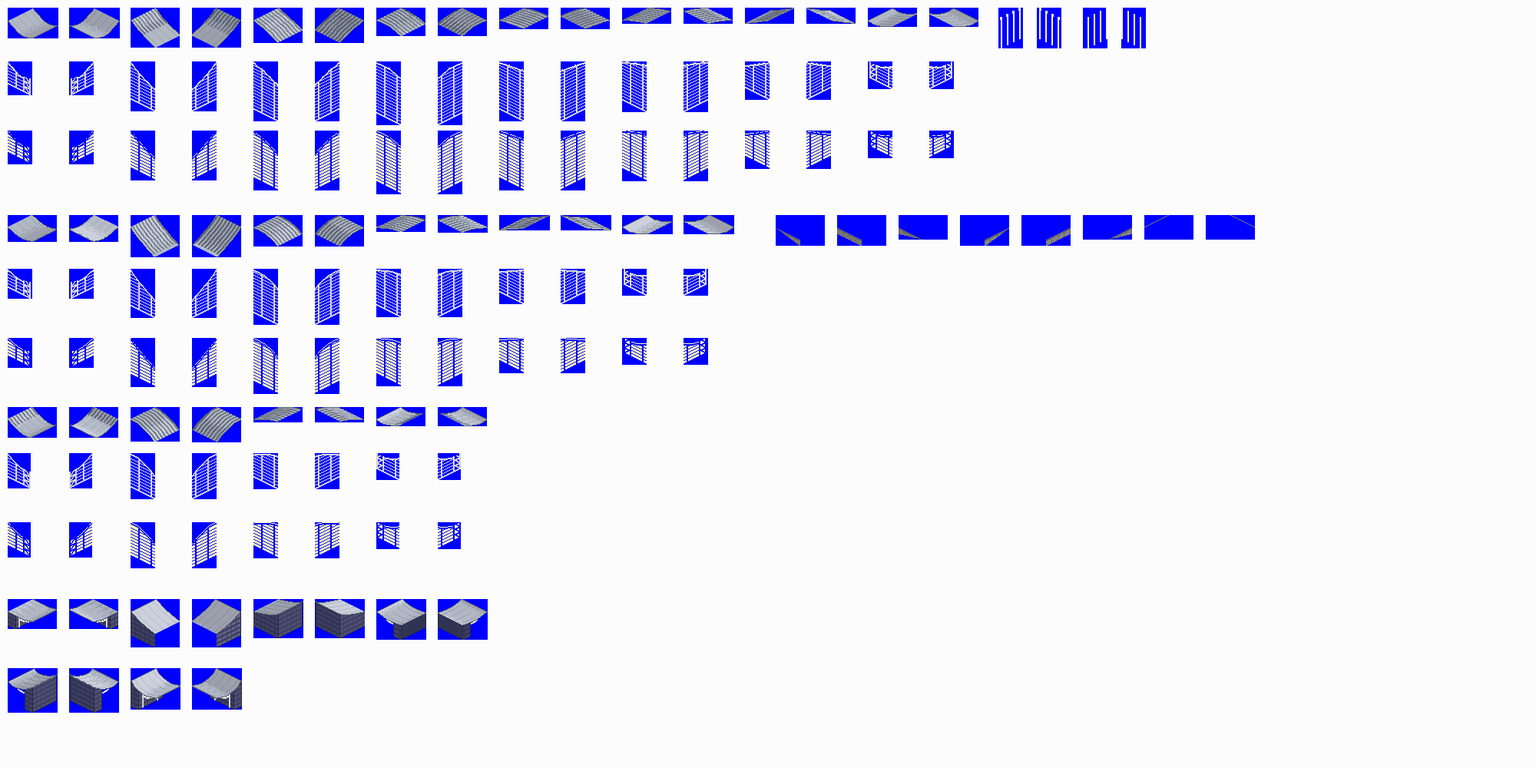
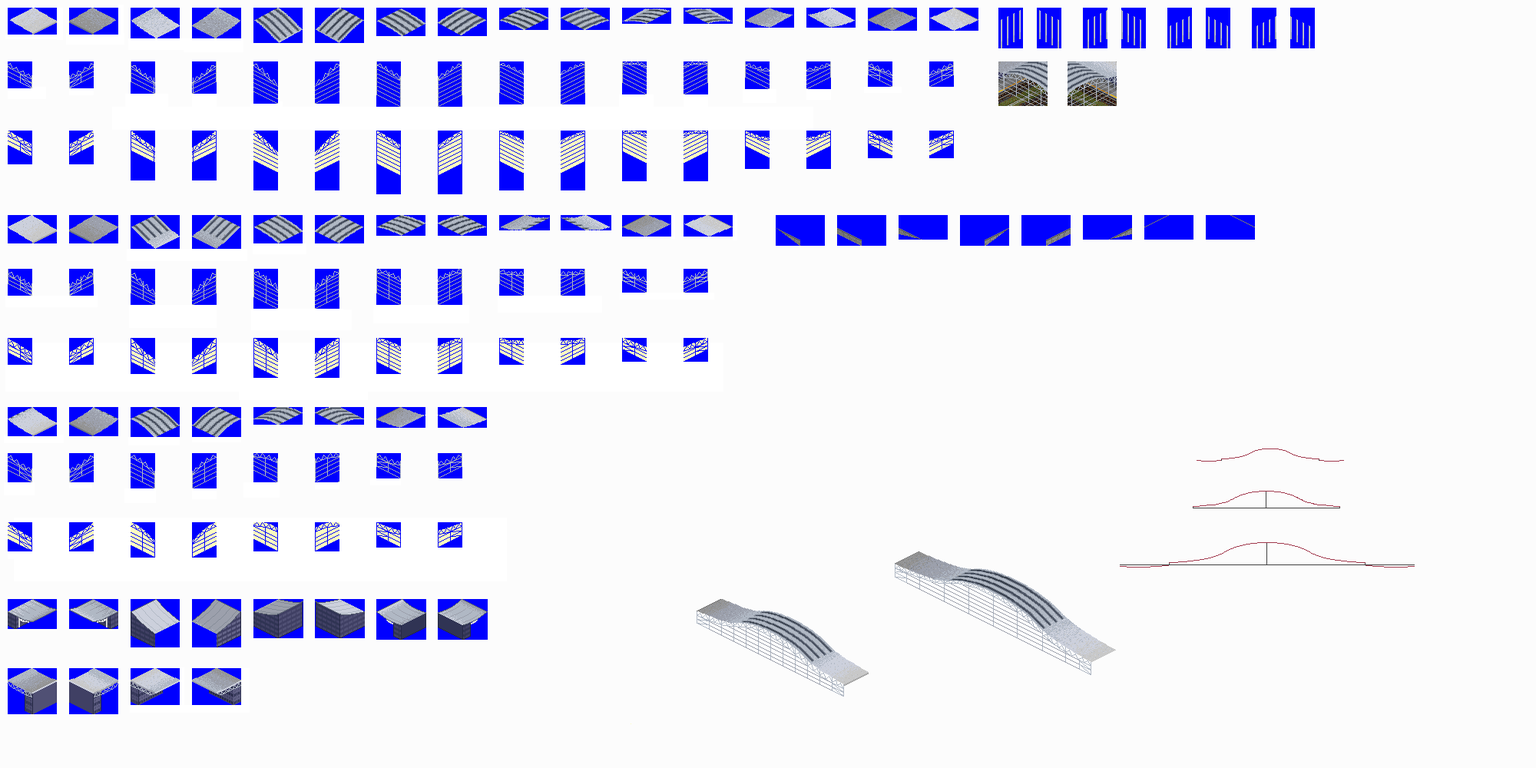
The second 1536 × 768 image is a revision of the first. Changes to its layers:
painted on "glass_result" over [7, 130, 954, 567]
painted on "building_result" over [7, 7, 1311, 715]
added layer "preview" above "guide" over [998, 61, 1117, 106]
added layer "building4" above "glass" over [949, 569, 1064, 629]
showed "glass", moved it above "building3", painted on it over [156, 101, 632, 725]
showed "building3", moved it above "building2", painted on it over [181, 87, 1092, 697]
showed "building2", painted on it over [171, 145, 412, 446]
showed "building", painted on it over [122, 83, 1415, 686]
showed "building5", moved it above "ground", painted on it over [155, 100, 372, 477]
moved "배경" below "ground", painted on it over [3, 4, 1415, 725]
